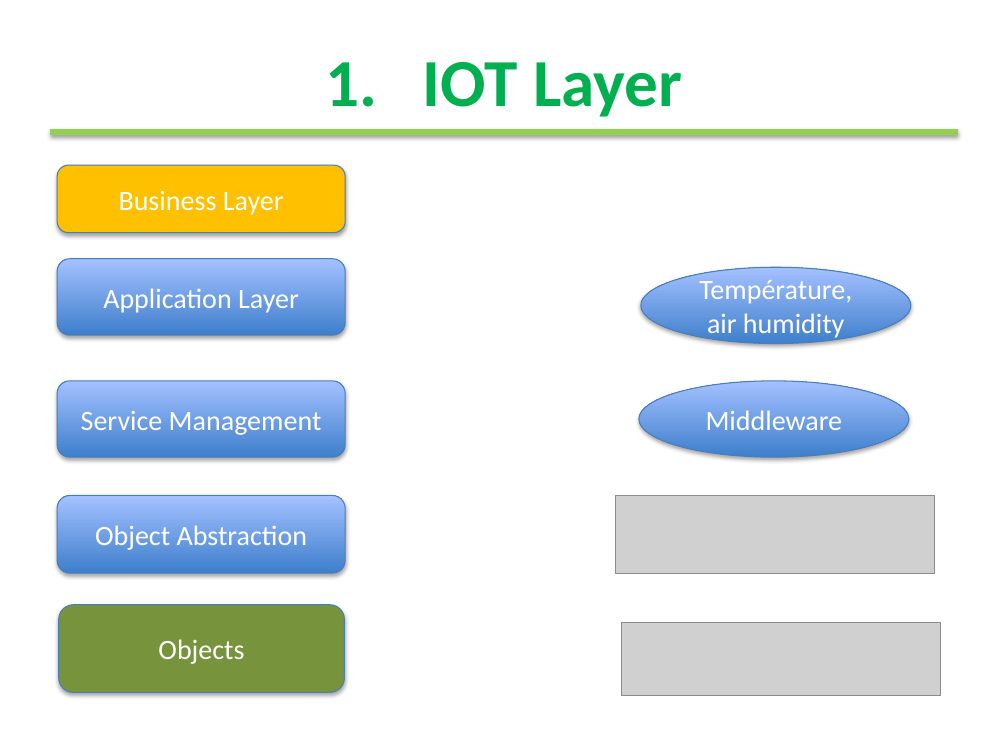
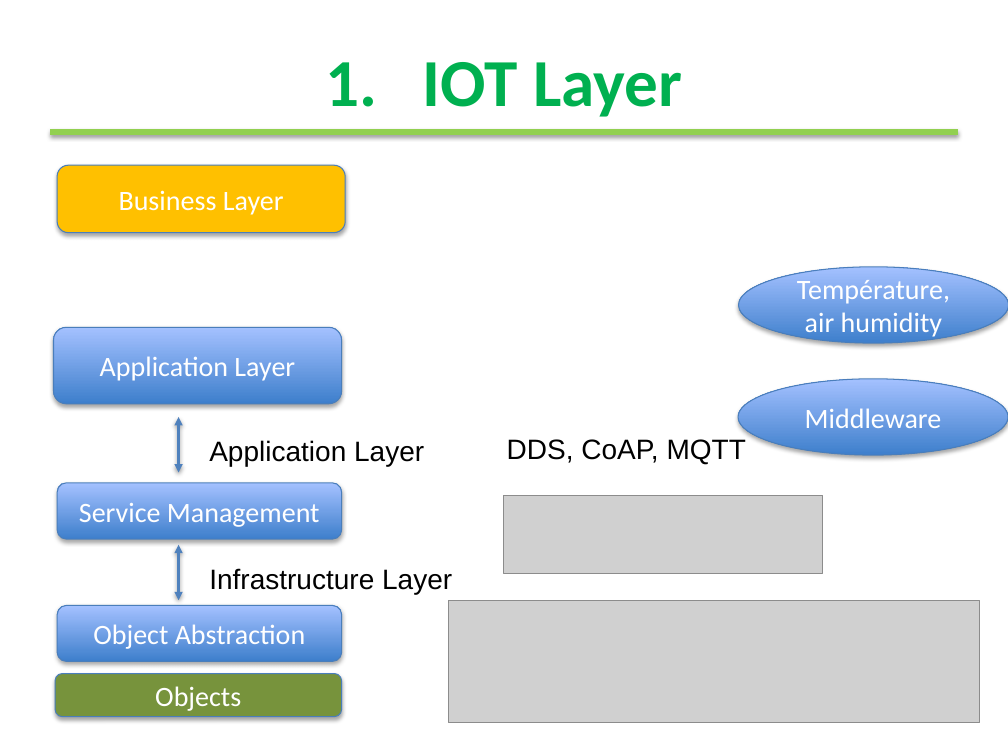
Before and after one commit to moussaamrani/IoTDSL, a slide deck: slide 3 of wiki/Talks/Presentation.pptx. Drawn at 1008x756 pixels with LibreOffice and Linux fonts; fonts in the diff are those of the drawing; grey boxes stand for pictures; background and template pictures are left out. Boxes give left, top, right and bottom in pixels: in the first picture for what was removed or moved away, otherwise in the second. Text is boxed around its words. In the diff, an @@ line names an element or a change of style, - is before the commit and + after.

```diff
--- a/wiki/Talks/Presentation.pptx
+++ b/wiki/Talks/Presentation.pptx
@@ ellipse "Température, air humidity": place and size @@
-ellipse "Température, air humidity" at [641, 267, 911, 344]
+ellipse "Température, air humidity" at [739, 267, 1008, 344]
@@ rounded rectangle "Application Layer": place and size @@
-rounded rectangle "Application Layer" at [57, 259, 346, 336]
+rounded rectangle "Application Layer" at [53, 328, 342, 404]
@@ ellipse "Middleware": place and size @@
-ellipse "Middleware" at [639, 381, 909, 458]
+ellipse "Middleware" at [738, 379, 1008, 456]
@@ double arrow added from (178, 417) to (178, 473), #4F81BD 2 pt @@
@@ text added at [209, 440, 424, 466], 20 pt, text #000000 @@
+Application Layer
@@ text added at [507, 439, 746, 464], 20 pt, text #000000 @@
+DDS, CoAP, MQTT
@@ rounded rectangle "Service Management": place and size @@
-rounded rectangle "Service Management" at [57, 381, 346, 458]
+rounded rectangle "Service Management" at [57, 483, 342, 539]
@@ picture: place and size @@
-picture at [616, 496, 934, 574]
+picture at [504, 496, 823, 574]
@@ double arrow added from (178, 544) to (178, 601), #4F81BD 2 pt @@
@@ text added at [209, 568, 452, 594], 20 pt, text #000000 @@
+Infrastructure Layer
@@ rounded rectangle "Object Abstraction": place and size @@
-rounded rectangle "Object Abstraction" at [57, 496, 346, 574]
+rounded rectangle "Object Abstraction" at [57, 606, 342, 662]
@@ picture: place and size @@
-picture at [622, 622, 940, 696]
+picture at [449, 601, 980, 723]
@@ rounded rectangle "Objects": place and size @@
-rounded rectangle "Objects" at [58, 605, 344, 692]
+rounded rectangle "Objects" at [55, 673, 342, 717]
```
Also in this commit, not shown: 2 other slides changed, 1 slide added.
